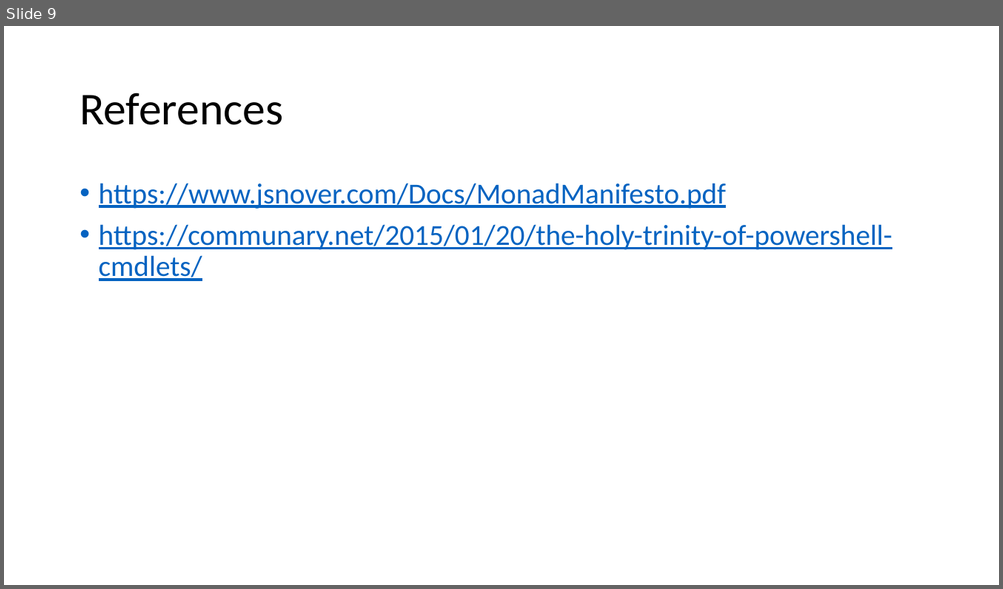
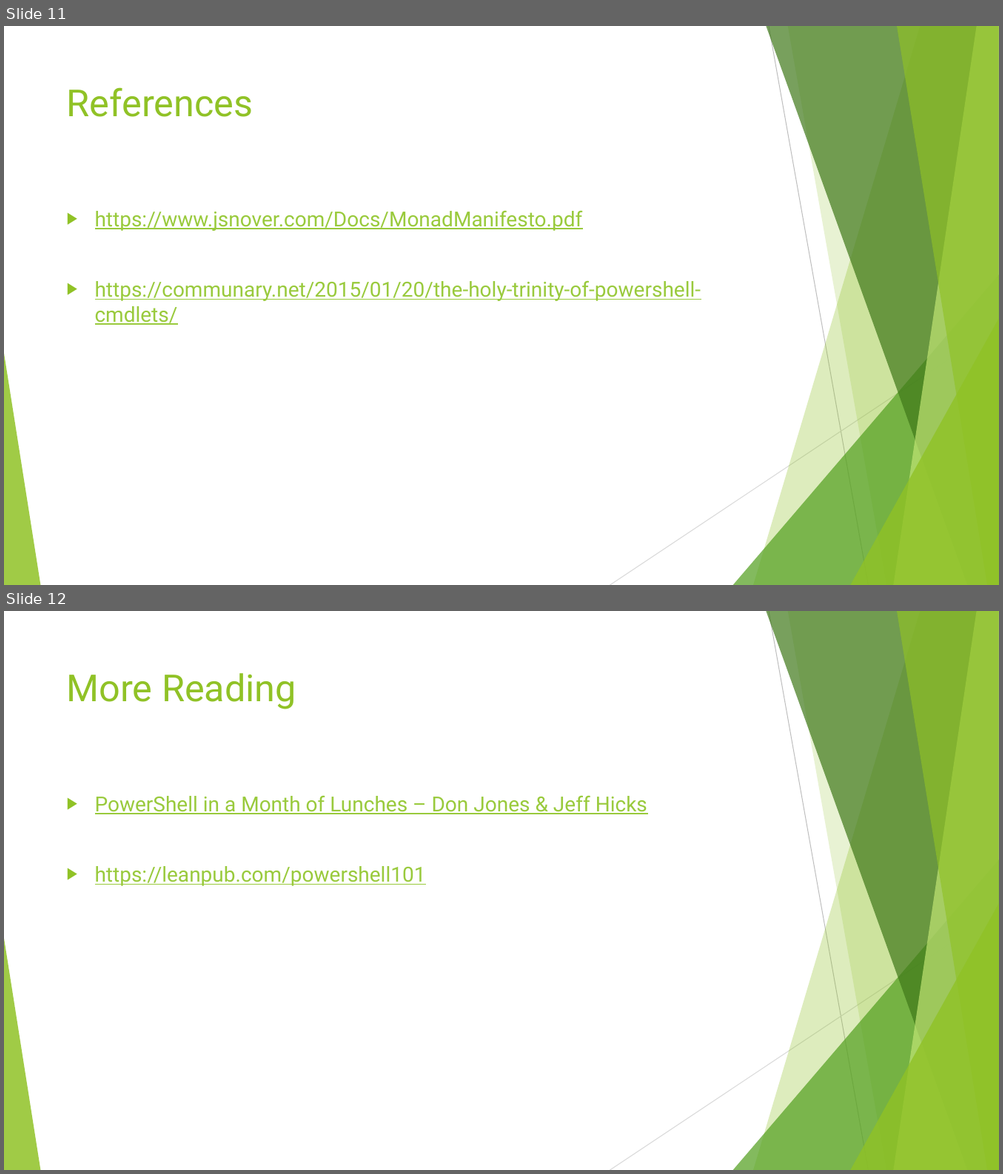
Before and after one commit to ergo3114/Fundamentals1, a slide deck: PowerShell Fundamentals 1.pptx. Shown one above the other, each under a label of ours: slide 9 before the commit, slides 11 and 12 after it. The pictures are 1003x589 and 1003x1174 pixels, drawn with LibreOffice and Linux fonts; fonts in the diff are those of the drawing. Boxes give left, top, right and bottom in pixels: in the first picture for what was removed or moved away, otherwise in the second. Text is boxed around its words. In the diff, an @@ line names an element or a change of style, - is before the commit and + after.

Commit message:
Updated PowerPoint with relevant information

```diff
--- a/PowerShell Fundamentals 1.pptx
+++ b/PowerShell Fundamentals 1.pptx
@@ slide 12 added at (4,611,999,1170), background #FFFFFF; not listed: 10 template elements that a slide beside it also shows @@
@@ title added at (67,673,296,709), 36 pt, text #90C226 @@
+More Reading
@@ text added at (95,795,647,886), 20 pt, text #99CA3C, underline @@
+▶ PowerShell in a Month of Lunches – Don Jones & Jeff Hicks
+▶ https://leanpub.com/powershell101
@@ what was slide 9 is now slide 11 @@
@@ slide 11 changed as well @@
@@ title "References": place and size @@
-title "References" at (79,93,283,125)
+title "References" at (67,87,253,117)
@@ title "References" at (67,87,253,117): size 44 to 36 pt, font Calibri to Roboto, text colour #000000 to #90C226; line spacing 0.9 to 1; vertical alignment middle to top @@
@@ text "https://www.jsnover.com/Docs/MonadManifesto.pdf": place and size @@
-text "https://www.jsnover.com/Docs/MonadManifesto.pdf" at (99,183,892,281)
+text "https://www.jsnover.com/Docs/MonadManifesto.pdf" at (95,210,701,325)
@@ text "https://www.jsnover.com/Docs/MonadManifesto.pdf" at (95,210,701,325): size 28 to 20 pt, font Calibri to Roboto, text colour #0563C1 to #99CA3C; bullet • to ▶; line spacing 0.9 to 1 @@
@@ group added at (4,26,999,585): 5 freeform shapes, 3 triangles, 2 lines @@
```
Also in this commit, not shown: 8 other slides changed, 3 other slides added.
